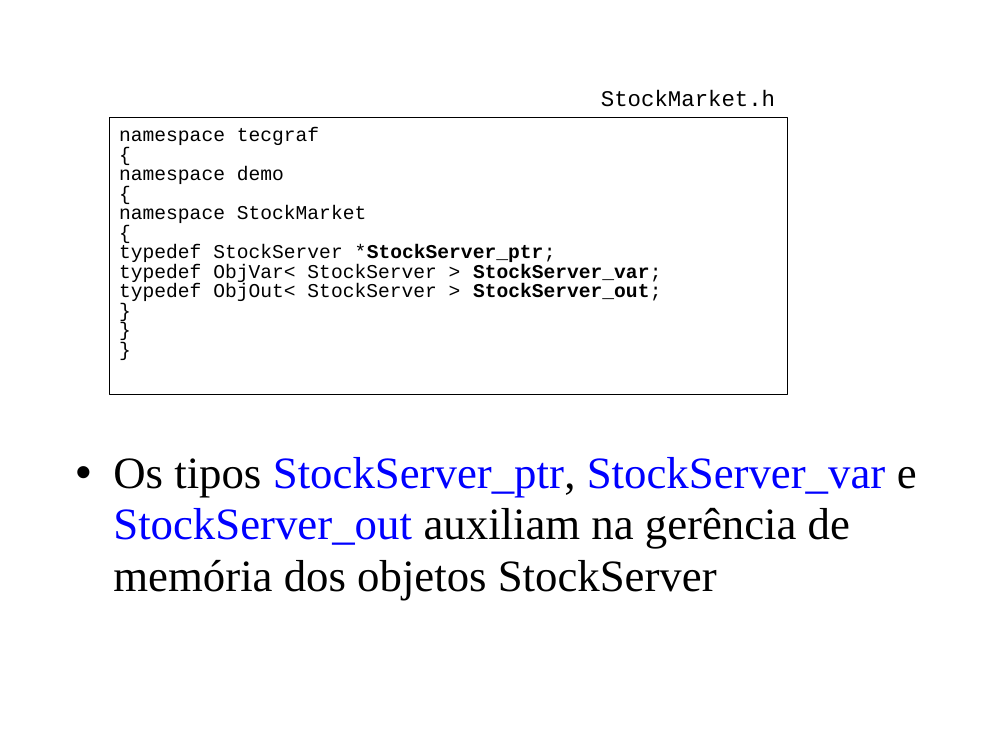
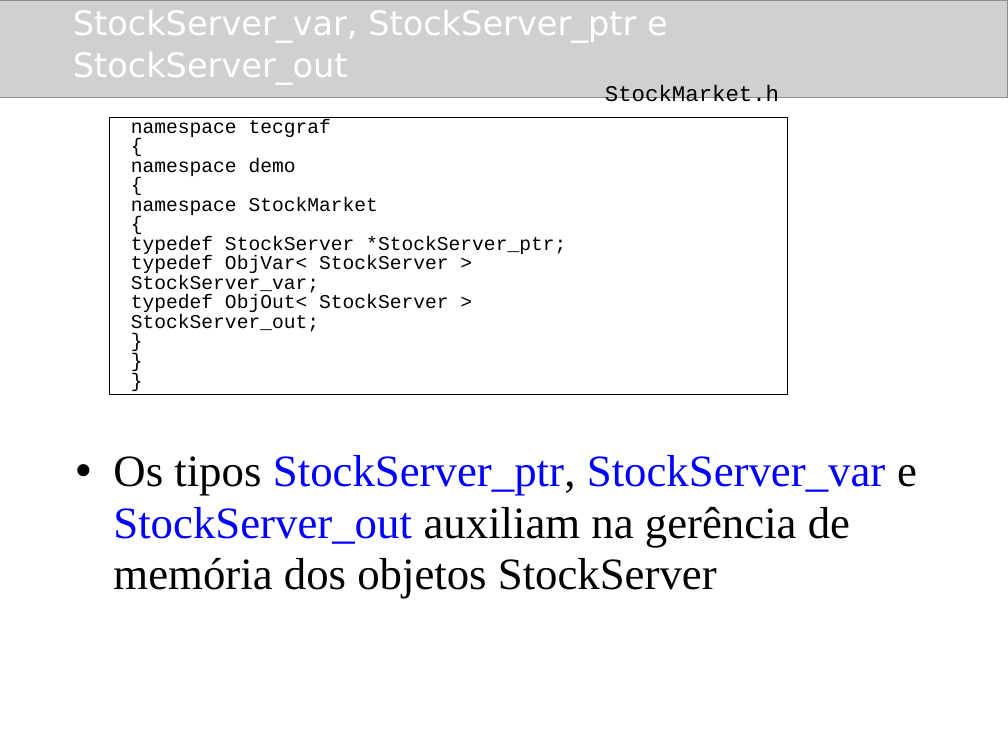
Before and after one commit to amadeubarbosa/openbus-core, a slide deck: slide 38 of docs/cursos/developer/cpp/4.CORBA_CPP.ppt (slide 16 before the commit). Drawn at 1008x756 pixels with LibreOffice and Linux fonts; fonts in the diff are those of the drawing; grey boxes stand for pictures; background and template pictures are left out. Boxes give left, top, right and bottom in pixels: in the first picture for what was removed or moved away, otherwise in the second. Text is boxed around its words. In the diff, an @@ line names an element or a change of style, - is before the commit and + after.

```diff
--- a/docs/cursos/developer/cpp/4.CORBA_CPP.ppt
+++ b/docs/cursos/developer/cpp/4.CORBA_CPP.ppt
@@ picture added at box(0, 0, 1008, 98) @@
@@ title "StockServer_var, StockServer_ptr e StockServer_out" at box(73, 10, 668, 84): bold off @@
@@ text "StockMarket.h" at box(605, 85, 779, 108): indent changed @@
@@ rectangle added at box(109, 118, 787, 395), outline #000000 0.74 pt @@
@@ text "namespace tecgraf": place and size @@
-text "namespace tecgraf" at box(109, 118, 787, 395)
+text "namespace tecgraf" at box(131, 119, 566, 334)
@@ text "namespace tecgraf" at box(131, 119, 566, 334): bold off in "*StockServer_ptr;", "StockServer_var;", "StockServer_out;"; indent changed; outline #000000 0.74 pt to none @@
```
Also in this commit, not shown: 42 other slides changed, 22 slides added.
